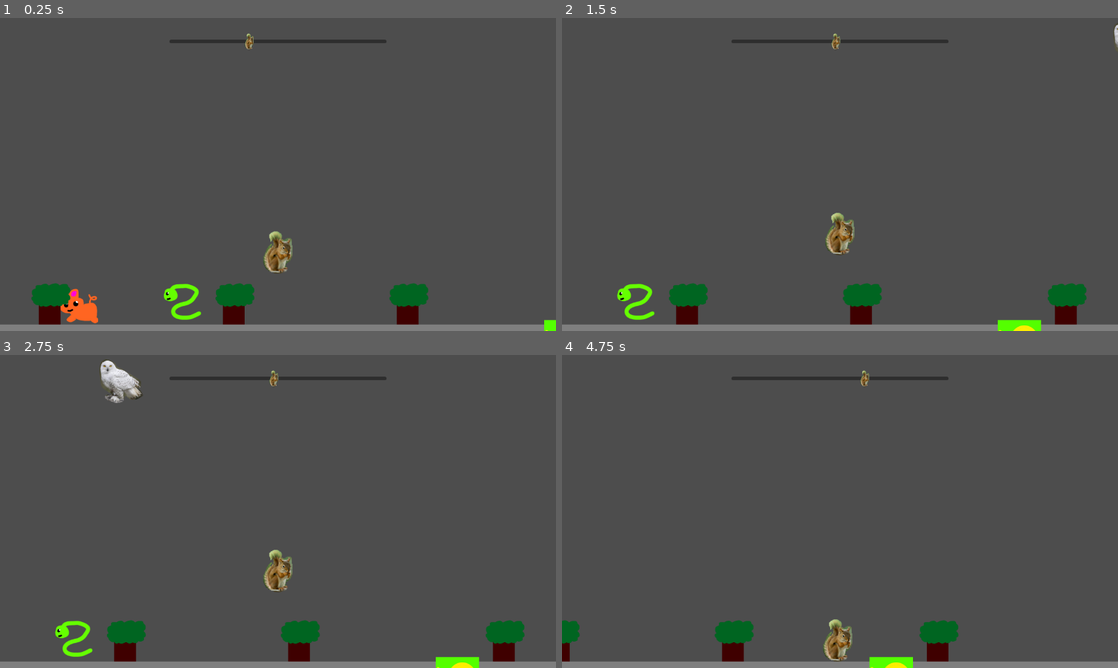
Above: before the commit, frames 1-4 (two rows, left to right).
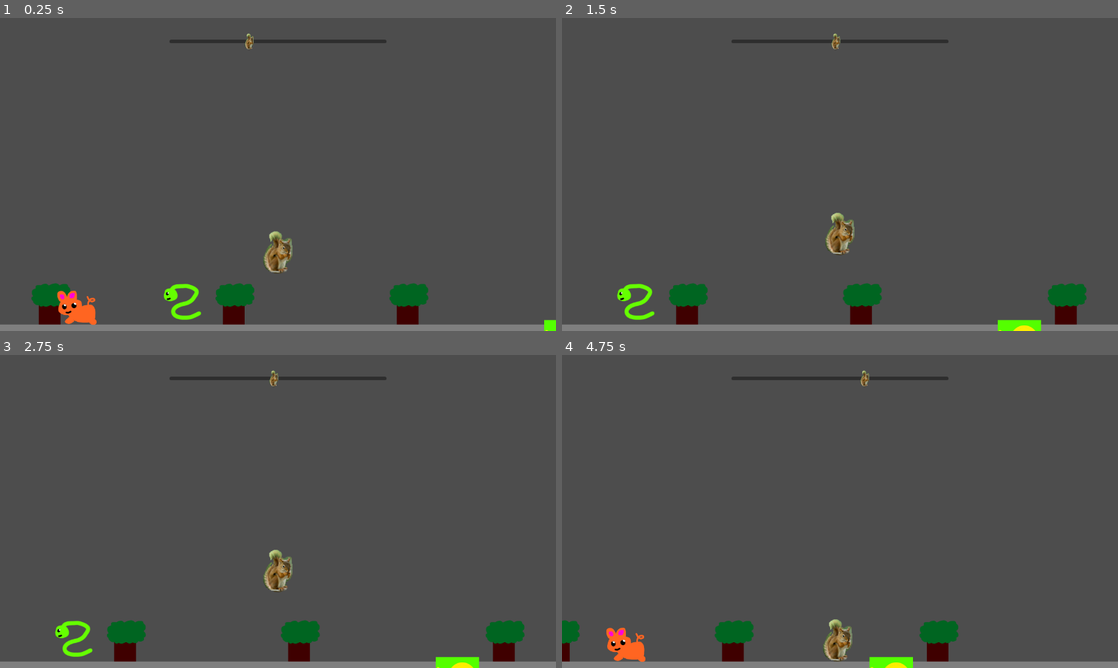
Above: after the commit, the same moments.

Repository: CamComDuck/SquirrelFamily
Game: Godot game, scene res://level/level.tscn
Same seed, same stepped clock (60 frames per second), same inputs: the game is played once before the commit and once after it.
Inputs:
- Up to frame 1 (0.25 s): no input
- Up to frame 2 (1.5 s): hold D (move_right) from 0.53 s (still down); tap W (jump) at 0.6, 0.77, 1.07 s; tap Space (action) at 1.35 s
- Up to frame 3 (2.75 s): tap W (jump) at 1.52, 1.55, 1.82, 2.1 s; release D (move_right) at 2.03 s; hold A (move_left) from 2.03 s (still down)
- Up to frame 4 (4.75 s): release A (move_left) at 2.78 s; hold D (move_right) 2.78-4.28 s; tap Space (action) at 2.85, 4.35 s; tap W (jump) at 3.02, 3.05, 3.32, 3.6, 3.77, 4.07, 4.52, 4.55 s; hold A (move_left) from 4.28 s (still down)

The runs differ from the first frame. In frame 1, 0.3% of the frame differs, in the area x 10-18%, y 86-98%; in frame 2, less than 0.1%; in frame 3, 0.6%, in the area x 17-26%, y 1-16%; in frame 4, 0.5%.

Commit message:
Add rabbit random ground movement

Diff:
--- a/project/boundary/boundary.tscn
+++ b/project/boundary/boundary.tscn
@@ -7,6 +7,8 @@
 
 [node name="Boundary" type="StaticBody2D"]
 scale = Vector2(35, 1)
+collision_layer = 3
+collision_mask = 3
 
 [node name="Sprite2D" type="Sprite2D" parent="."]
 texture = ExtResource("1_86tee")
--- a/project/level/level.tscn
+++ b/project/level/level.tscn
@@ -10,8 +10,7 @@
 [ext_resource type="Texture2D" uid="uid://01vasd8i8ht4" path="res://fish/fish.png" id="8_0t2b2"]
 [ext_resource type="Texture2D" uid="uid://bauywjo1yeumm" path="res://snake/snake.png" id="9_q41r6"]
 [ext_resource type="Texture2D" uid="uid://djvd352hfunnl" path="res://snake/rock.png" id="10_15j5t"]
-[ext_resource type="Script" path="res://rabbit/rabbit.gd" id="11_hiuto"]
-[ext_resource type="Texture2D" uid="uid://nomgbcxffi5d" path="res://rabbit/rabbit.png" id="12_1gm8o"]
+[ext_resource type="PackedScene" uid="uid://byn8m7sodymwu" path="res://rabbit/rabbit.tscn" id="11_vl36j"]
 
 [sub_resource type="StyleBoxTexture" id="StyleBoxTexture_j007e"]
 texture = ExtResource("4_u1q8o")
@@ -37,9 +36,6 @@
 
 [sub_resource type="CircleShape2D" id="CircleShape2D_4d756"]
 radius = 46.15
-
-[sub_resource type="RectangleShape2D" id="RectangleShape2D_xjxph"]
-size = Vector2(90, 77)
 
 [node name="Level" type="Node2D"]
 script = ExtResource("1_tx1wx")
@@ -175,16 +171,8 @@
 [node name="CollisionShape2D" type="CollisionShape2D" parent="Rock"]
 shape = SubResource("CircleShape2D_4d756")
 
-[node name="Rabbit" type="CharacterBody2D" parent="."]
-position = Vector2(-107.95, 663.81)
-script = ExtResource("11_hiuto")
-
-[node name="Sprite2D" type="Sprite2D" parent="Rabbit"]
-texture = ExtResource("12_1gm8o")
-
-[node name="CollisionShape2D" type="CollisionShape2D" parent="Rabbit"]
-position = Vector2(-1, -1.5)
-shape = SubResource("RectangleShape2D_xjxph")
+[node name="Rabbit" parent="." instance=ExtResource("11_vl36j")]
+position = Vector2(-112, 644)
 
 [connection signal="game_lost" from="Squirrel" to="." method="_on_squirrel_game_lost"]
 [connection signal="game_lost" from="Squirrel" to="Owl" method="_on_squirrel_game_lost"]
--- a/project/owl/owl.gd
+++ b/project/owl/owl.gd
@@ -12,7 +12,7 @@
 var _is_hunting := false
 var _is_diving := false
 var _dive_x : float
-var _can_move : bool = true
+var _can_move : bool = false
 
 @onready var _hunt_timer_object : Timer = $HuntTimer
 
--- a/project/rabbit/rabbit.gd
+++ b/project/rabbit/rabbit.gd
@@ -1,2 +1,47 @@
 class_name Rabbit
 extends CharacterBody2D
+
+const SPEED = 300.0
+const JUMP_VELOCITY = -500.0
+
+var _can_move := true
+var _is_moving := true
+var _direction : int
+
+@onready var move_timer: Timer = $MoveTimer
+@onready var shape_cast_2d: ShapeCast2D = $ShapeCast2D
+
+func _ready() -> void:
+	move_timer.wait_time = randf_range(1, 4)
+	_direction = randi_range(-1, 1)
+	move_timer.start()
+
+
+func _physics_process(delta: float) -> void:
+	if _can_move:
+		if not is_on_floor():
+			velocity += get_gravity() * delta
+
+		var jump_chance := randf_range(0, 400)
+
+		if jump_chance < 2 and is_on_floor():
+			velocity.y = JUMP_VELOCITY
+
+		if _is_moving:
+			if _direction != 0:
+				velocity.x = _direction * SPEED
+			else:
+				velocity.x = move_toward(velocity.x, 0, SPEED)
+
+		move_and_slide()
+
+	for i in shape_cast_2d.get_collision_count():
+		var current_collision = shape_cast_2d.get_collider(i)
+
+		if (current_collision.name == "Rock" or current_collision.name == "PondClean" or current_collision.name == "PondDirty") and is_on_floor():
+			velocity.y = JUMP_VELOCITY
+
+func _on_move_timer_timeout() -> void:
+	move_timer.wait_time = randf_range(1, 3)
+	_direction = randi_range(-1, 1)
+	move_timer.start()
--- /dev/null
+++ b/project/rabbit/rabbit.tscn
@@ -0,0 +1,34 @@
+[gd_scene load_steps=5 format=3 uid="uid://byn8m7sodymwu"]
+
+[ext_resource type="Script" path="res://rabbit/rabbit.gd" id="1_1b5jy"]
+[ext_resource type="Texture2D" uid="uid://nomgbcxffi5d" path="res://rabbit/rabbit.png" id="2_kvk2u"]
+
+[sub_resource type="RectangleShape2D" id="RectangleShape2D_uxm5f"]
+size = Vector2(90, 77)
+
+[sub_resource type="RectangleShape2D" id="RectangleShape2D_dy1mr"]
+size = Vector2(100, 100)
+
+[node name="Rabbit" type="CharacterBody2D"]
+z_index = 6
+z_as_relative = false
+collision_layer = 2
+collision_mask = 2
+script = ExtResource("1_1b5jy")
+
+[node name="Sprite2D" type="Sprite2D" parent="."]
+texture = ExtResource("2_kvk2u")
+
+[node name="CollisionShape2D" type="CollisionShape2D" parent="."]
+position = Vector2(-1, -1.5)
+shape = SubResource("RectangleShape2D_uxm5f")
+
+[node name="MoveTimer" type="Timer" parent="."]
+one_shot = true
+
+[node name="ShapeCast2D" type="ShapeCast2D" parent="."]
+shape = SubResource("RectangleShape2D_dy1mr")
+target_position = Vector2(0, 0)
+collision_mask = 3
+
+[connection signal="timeout" from="MoveTimer" to="." method="_on_move_timer_timeout"]
Not shown: 1 places in project/level/level.tscn that only renumber resources
